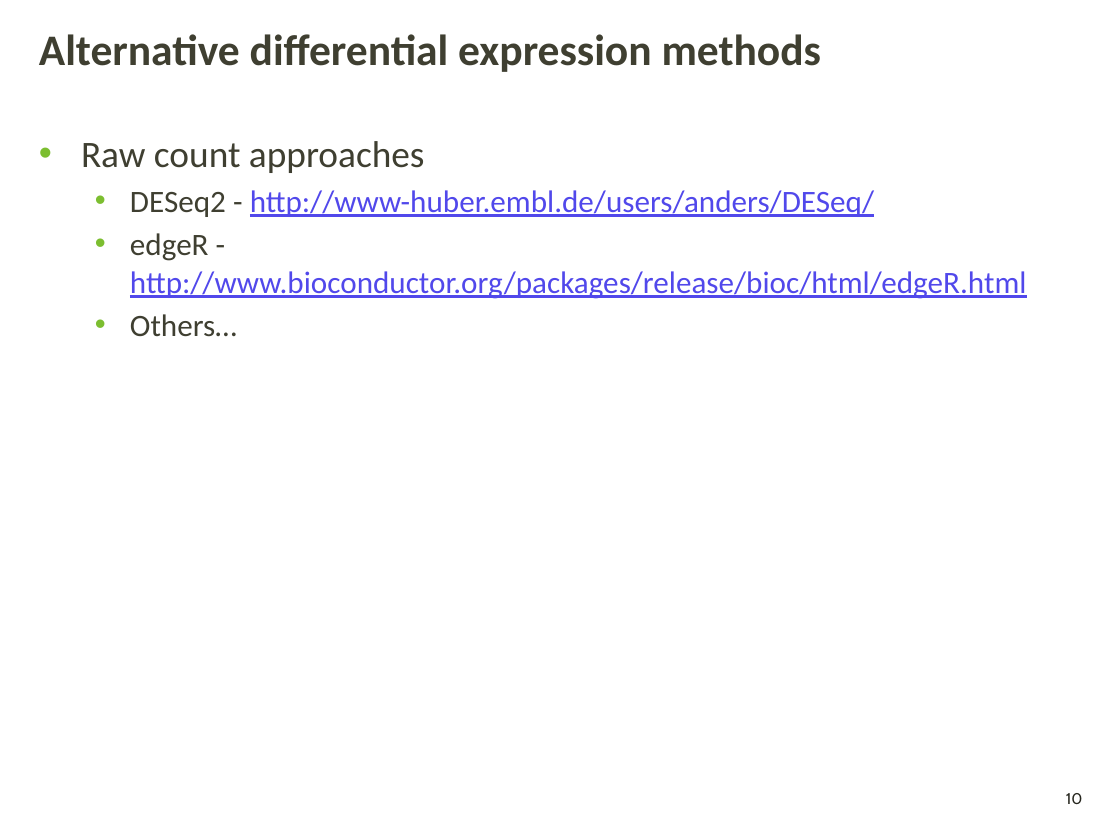
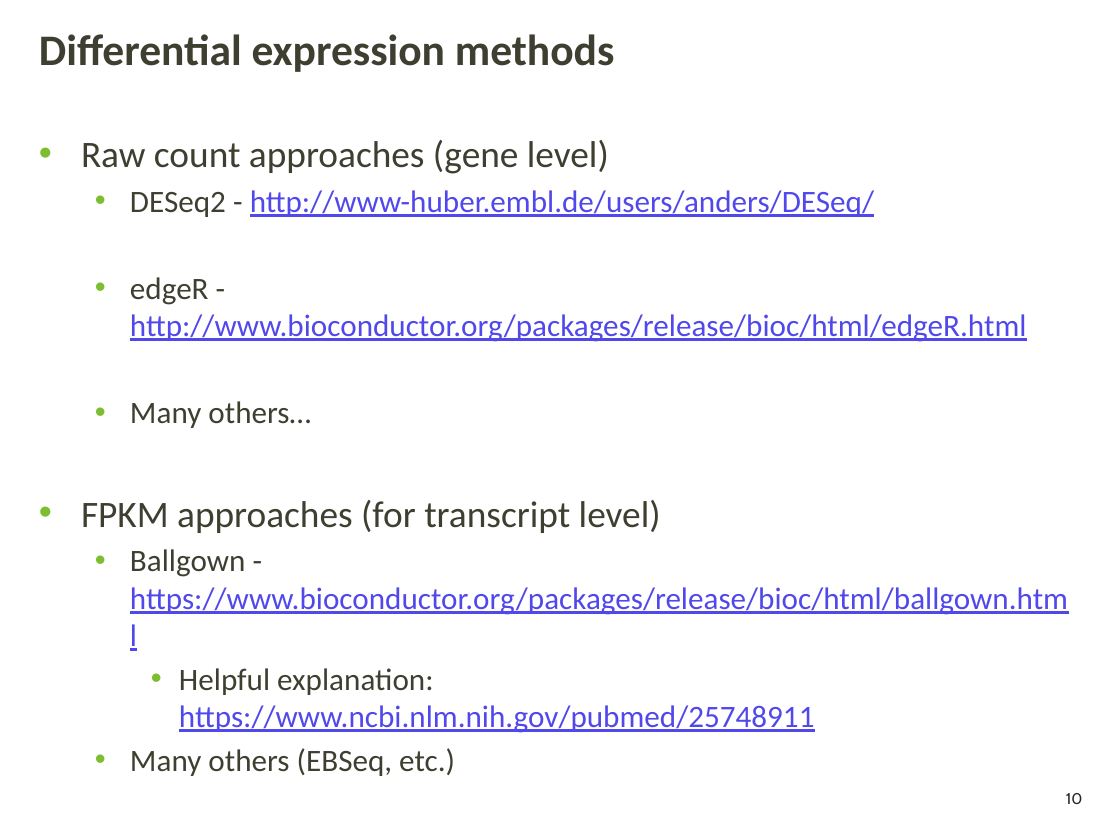
Before and after one commit to griffithlab/gen-viz-lectures, a slide deck: slide 10 of GenViz_Module4_Lecture.pptx. Drawn at 1120x840 pixels with LibreOffice and Linux fonts; fonts in the diff are those of the drawing; background and template pictures are left out. Boxes give left, top, right and bottom in pixels: in the first picture for what was removed or moved away, otherwise in the second. Text is boxed around its words. In the diff, an @@ line names an element or a change of style, - is before the commit and + after.

Commit message:
update lecture 4

```diff
--- a/GenViz_Module4_Lecture.pptx
+++ b/GenViz_Module4_Lecture.pptx
@@ title at (x1=39, y1=34, x2=614, y2=72): text changed @@
-Alternative differential expression methods
+Differential expression methods
@@ text at (x1=81, y1=140, x2=609, y2=174): text changed @@
-• Raw count approaches
+• Raw count approaches (gene level)
@@ text at (x1=81, y1=401, x2=1068, y2=776): text changed; text colour #3F3F32 to #5148EB @@
-  • Others…
+  • Many others…
+• FPKM approaches (for transcript level)
+  • Ballgown - https://www.bioconductor.org/packages/release/bioc/html/ballgown.html
+    • Helpful explanation: https://www.ncbi.nlm.nih.gov/pubmed/25748911
+  • Many others (EBSeq, etc.)
```
Also in this commit, not shown: 1 other slide changed, 1 slide added, 1 other file.
